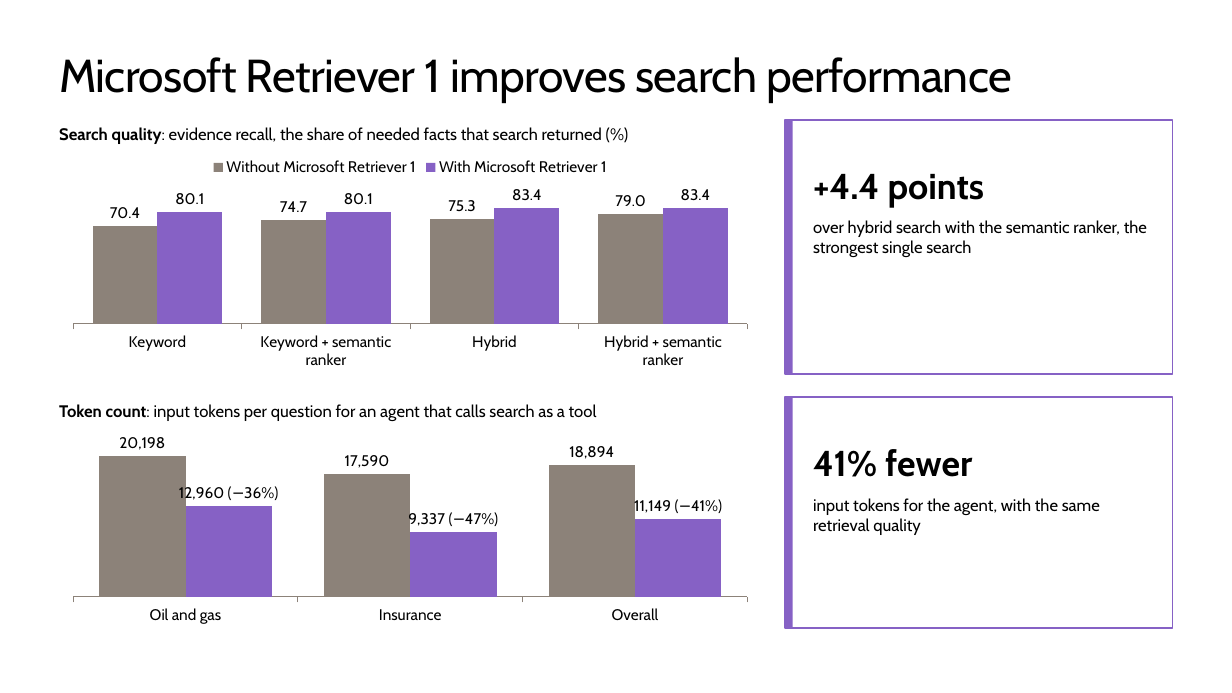
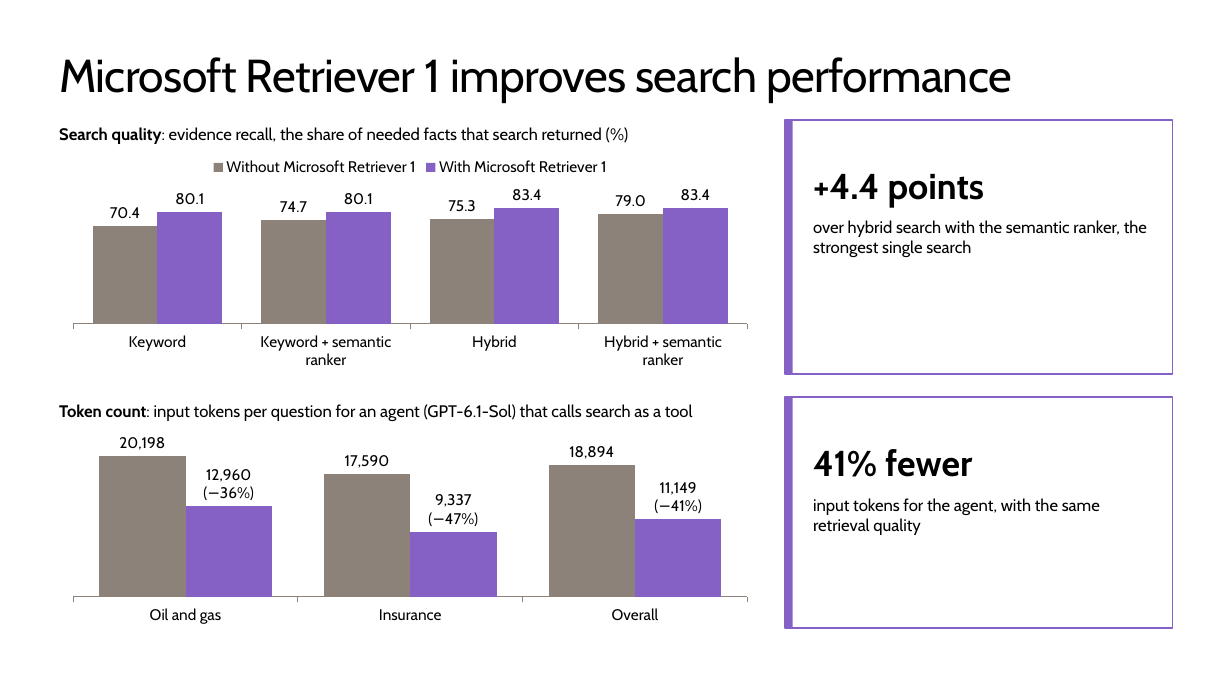
Before and after one commit to microsoft/ignite26-BRK300-building-agentic-retrieval-from-diy-to-foundry-iq, a slide deck: slide 30 of IgniteBRK300-WorkingDeck.pptx (slide 31 before the commit). Drawn at 1232x693 pixels with LibreOffice and Linux fonts; fonts in the diff are those of the drawing; background and template pictures are left out. Boxes give left, top, right and bottom in pixels: in the first picture for what was removed or moved away, otherwise in the second. Text is boxed around its words. In the diff, an @@ line names an element or a change of style, - is before the commit and + after.

```diff
--- a/IgniteBRK300-WorkingDeck.pptx
+++ b/IgniteBRK300-WorkingDeck.pptx
@@ text at (59,404,693,421): text changed @@
-Token count: input tokens per question for an agent that calls search as a tool
+Token count: input tokens per question for an agent (GPT-6.1-Sol) that calls search as a tool
@@ column chart at (59,425,762,628) @@
@@ category axis changed @@
```
Also in this commit, not shown: 7 other slides changed, 1 slide added.
